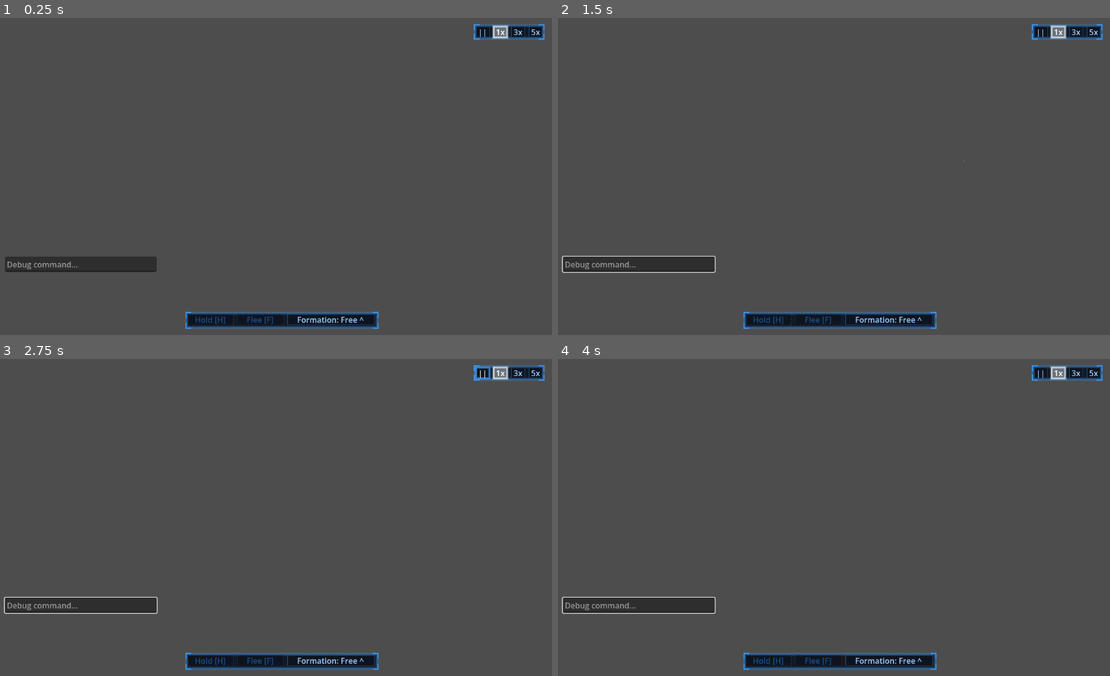
Above: before the commit, frames 1-4 (two rows, left to right).
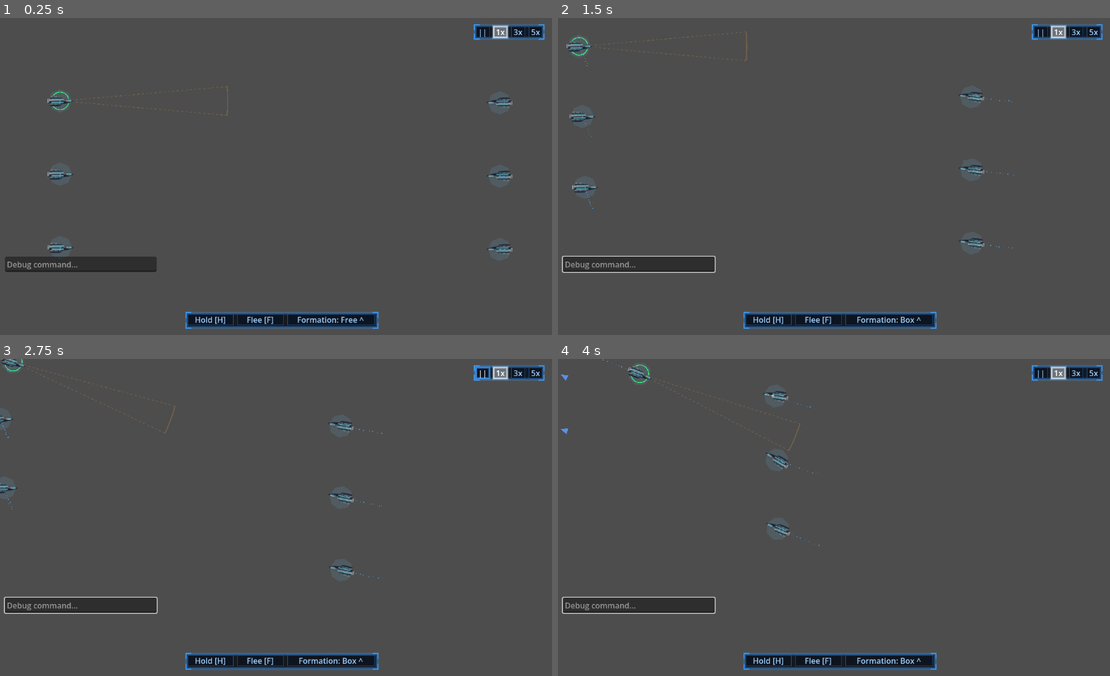
Above: after the commit, the same moments.

Repository: darthlemi/SpaceGame
Game: Godot game, scene res://scenes/combat/combat_scene.tscn
Two runs of this game, one before a commit and one after it. Both use one fixed random seed, a clock stepped at 60 frames per second and the inputs below. This scene is started directly instead of the project's main scene.
Inputs (mouse positions are in pixels of both pictures, inside the frame that each line leads up to):
- Up to frame 1 (0.25 s): no input
- Up to frame 2 (1.5 s): click (640, 265) at 0.52 s; type "12" at 0.6 s; tap Enter at 1.25 s; move the mouse to (966, 160) at 1.27 s; hold D from 1.28 s (still down); hold 4 (formation_box) from 1.28 s (still down); click (966, 160) at 1.42 s
- Up to frame 3 (2.75 s): tap Space at 1.52 s; release D at 2 s; release 4 (formation_box) at 2 s; click "||" at 2 s
- Up to frame 4 (4 s): drag from (729, 533) to (811, 580) at 2.77 s; click "1x" at 3.5 s

The runs differ from the first frame. In frame 1, 0.7% of the frame differs, in the area x 8-93%, y 21-97%; in frame 2, 0.9%, in the area x 1-83%, y 4-97%; in frame 3, 0.8%; in frame 4, 0.8%.
Error before the commit: Parse Error: Identifier "CombatScene" not declared in the current scope. (res://scripts/combat/combat_scene.gd:166)

Commit message:
Fix CombatScene static-call syntax (no class_name on combat_scene.gd)
Co-Authored-By: Claude Sonnet 5 <noreply@anthropic.com>

Diff:
--- a/scripts/combat/combat_scene.gd
+++ b/scripts/combat/combat_scene.gd
@@ -163,9 +163,9 @@
 func _spawn_fleet_from_data(fleet_data: CampaignFleet, indices: Array[int], points: Array[Vector2], own_group: StringName, opposing_group: StringName, facing_rotation: float) -> Array[Ship]:
 	var spawned: Array[Ship] = []
 	indices.sort_custom(func(a: int, b: int) -> bool:
-		return CombatScene.strength_of(fleet_data.ship_compositions[a]) > CombatScene.strength_of(fleet_data.ship_compositions[b])
+		return strength_of(fleet_data.ship_compositions[a]) > strength_of(fleet_data.ship_compositions[b])
 	)
-	var spawn_points := formation_points(CombatScene.center_out_anchors(points), indices.size(), facing_rotation)
+	var spawn_points := formation_points(center_out_anchors(points), indices.size(), facing_rotation)
 	for k in indices.size():
 		var point: Vector2 = spawn_points[k]
 		var comp: Dictionary = fleet_data.ship_compositions[indices[k]]
--- a/tests/test_combat_scene.gd
+++ b/tests/test_combat_scene.gd
@@ -922,22 +922,23 @@
 
 static func _strength_and_anchor_failures() -> Array[String]:
 	var failures: Array[String] = []
+	var scene_script = load("res://scripts/combat/combat_scene.gd")
 	var weak := ShipType.new_composition(ShipType.Kind.CORVETTE)
 	var strong := ShipType.new_composition(ShipType.Kind.CAPITAL)
 	ShipType.set_equipped_path(strong, ShipType.SlotType.WEAPON, 0, "res://resources/weapons/heavy_beam.tres")
-	if CombatScene.strength_of(strong) <= CombatScene.strength_of(weak):
+	if scene_script.strength_of(strong) <= scene_script.strength_of(weak):
 		failures.append("strength_of: expected the armed capital to score higher than the bare corvette")
 	var bare_corvette := ShipType.new_composition(ShipType.Kind.CORVETTE)
-	if not is_equal_approx(CombatScene.strength_of(bare_corvette), ShipType.BASE_STATS[ShipType.Kind.CORVETTE]["max_hp"]):
-		failures.append("strength_of: expected an unarmed hull to score exactly its max_hp, got %s" % CombatScene.strength_of(bare_corvette))
+	if not is_equal_approx(scene_script.strength_of(bare_corvette), ShipType.BASE_STATS[ShipType.Kind.CORVETTE]["max_hp"]):
+		failures.append("strength_of: expected an unarmed hull to score exactly its max_hp, got %s" % scene_script.strength_of(bare_corvette))
 
 	var line: Array[Vector2] = [Vector2(1000, 1400), Vector2(1000, 1600), Vector2(1000, 1800)]
-	var ordered := CombatScene.center_out_anchors(line)
+	var ordered := scene_script.center_out_anchors(line)
 	if ordered[0] != Vector2(1000, 1600):
 		failures.append("center_out_anchors: expected the middle point first, got %s" % [ordered])
 	var single: Array[Vector2] = [Vector2(5, 5)]
-	if CombatScene.center_out_anchors(single) != single:
-		failures.append("center_out_anchors: expected a single anchor unchanged, got %s" % [CombatScene.center_out_anchors(single)])
+	if scene_script.center_out_anchors(single) != single:
+		failures.append("center_out_anchors: expected a single anchor unchanged, got %s" % [scene_script.center_out_anchors(single)])
 	return failures
 
 static func kept_player_count_wrong(kept_hp: Array[float]) -> bool:
